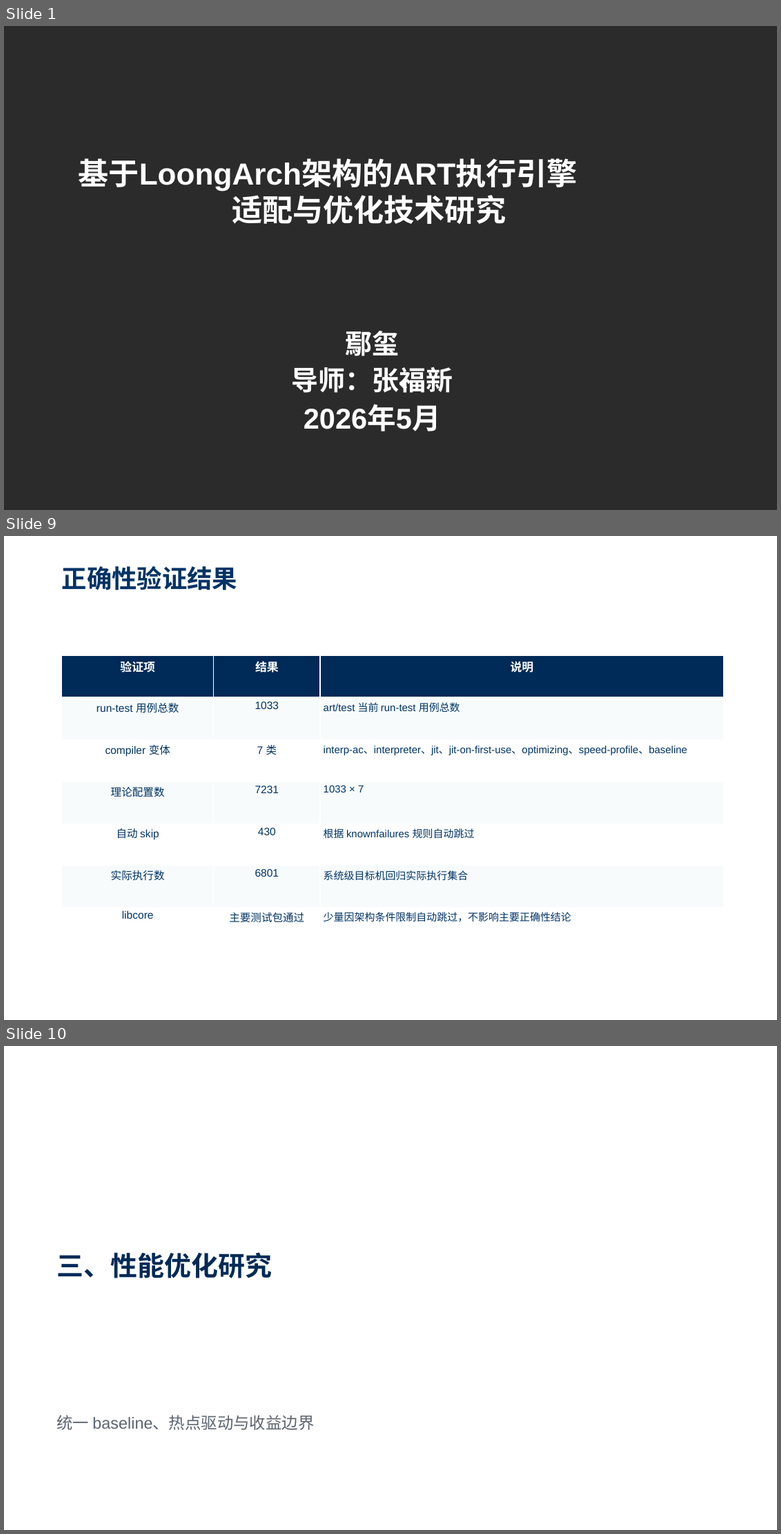
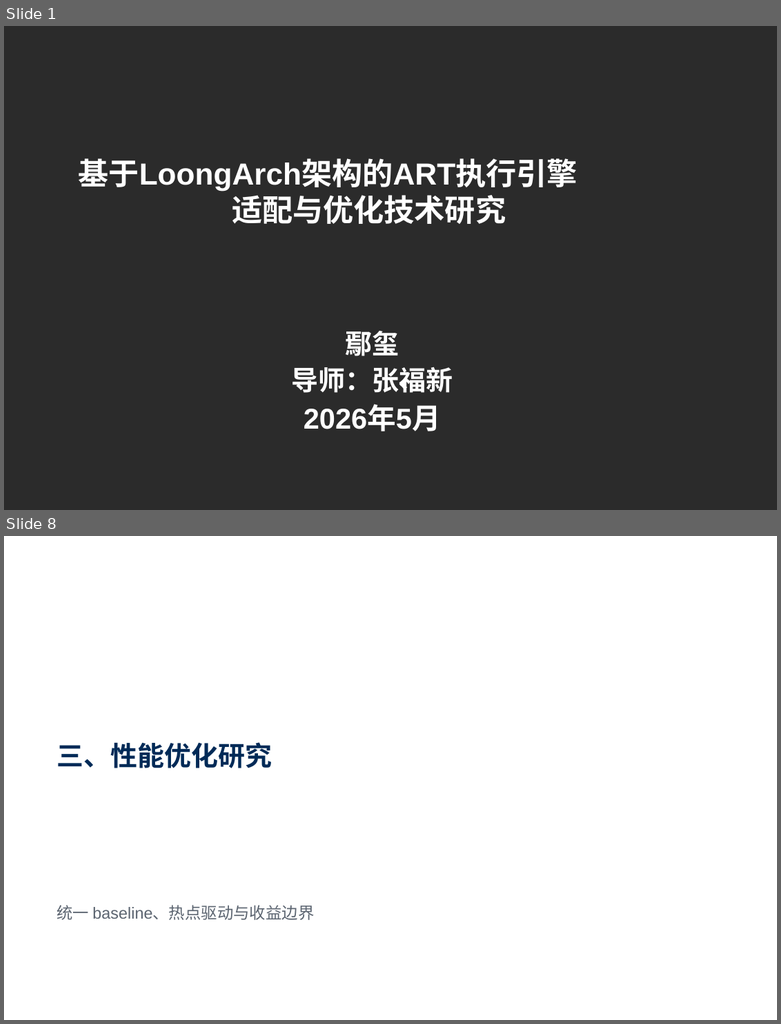
Before and after one commit to YancyReal/ucas-master, a slide deck: PPT/鄢玺毕业答辩.pptx. Shown one above the other, each under a label of ours: slides 1, 9 and 10 before the commit, slides 1 and 8 after it; the slides between them are not shown. The pictures are 781x1534 and 781x1024 pixels, drawn with LibreOffice and Linux fonts; fonts in the diff are those of the drawing; background and template pictures are left out; a plain dark background stands for a picture behind light text. Boxes give left, top, right and bottom in pixels: in the first picture for what was removed or moved away, otherwise in the second. Text is boxed around its words. In the diff, an @@ line names an element or a change of style, - is before the commit and + after.

```diff
--- a/PPT/鄢玺毕业答辩.pptx
+++ b/PPT/鄢玺毕业答辩.pptx
@@ slide 9 removed at <box>4,536,777,1020</box>, background picture (left out) @@
@@ title removed at <box>62,566,237,591</box> @@
-正确性验证结果
@@ table removed at <box>62,656,724,950</box>, 7 rows, 3 columns @@
-验证项 | 结果 | 说明
-run-test 用例总数 | 1033 | art/test 当前 run-test 用例总数
-compiler 变体 | 7 类 | interp-ac、interpreter、jit、jit-on-first-use、optimizing、speed-profile、baseline
-理论配置数 | 7231 | 1033 × 7
-自动 skip | 430 | 根据 knownfailures 规则自动跳过
-实际执行数 | 6801 | 系统级目标机回归实际执行集合
-libcore | 主要测试包通过 | 少量因架构条件限制自动跳过，不影响主要正确性结论
@@ what was slide 10 is now slide 8 @@
```
Also in this commit, not shown: 2 slides changed, 14 slides added, 12 other slides removed, 35 other files.
